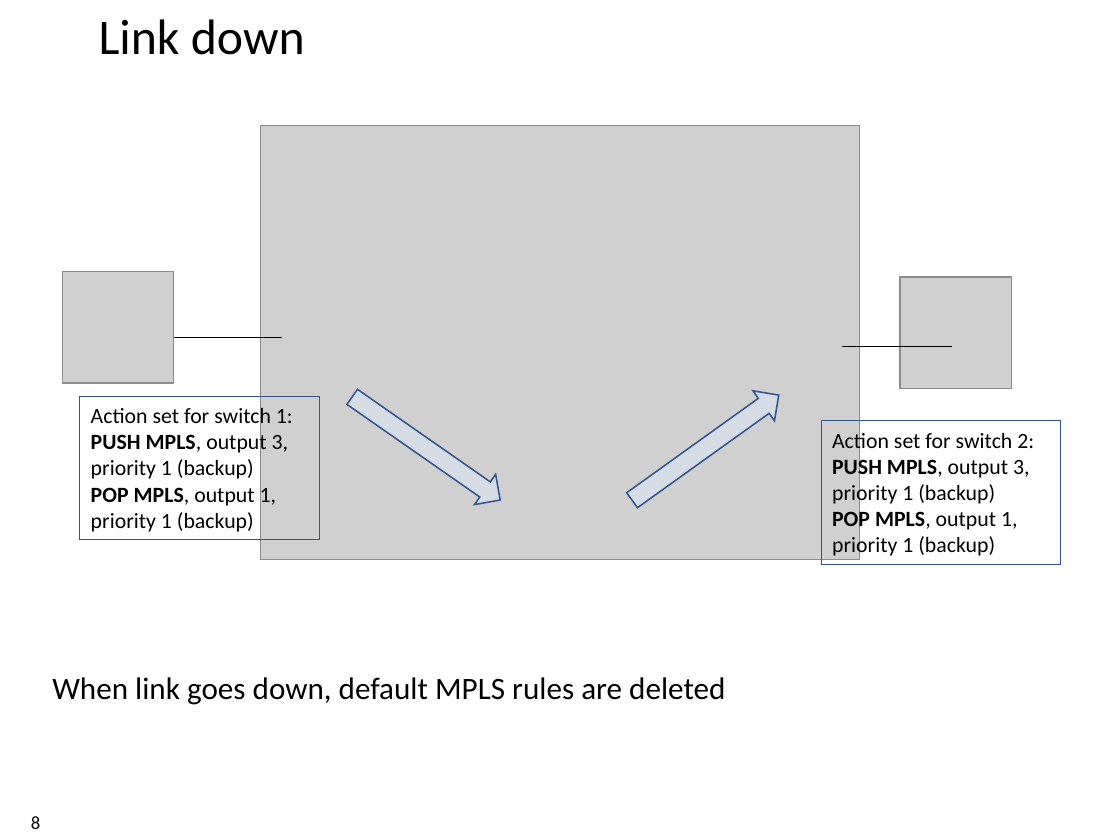
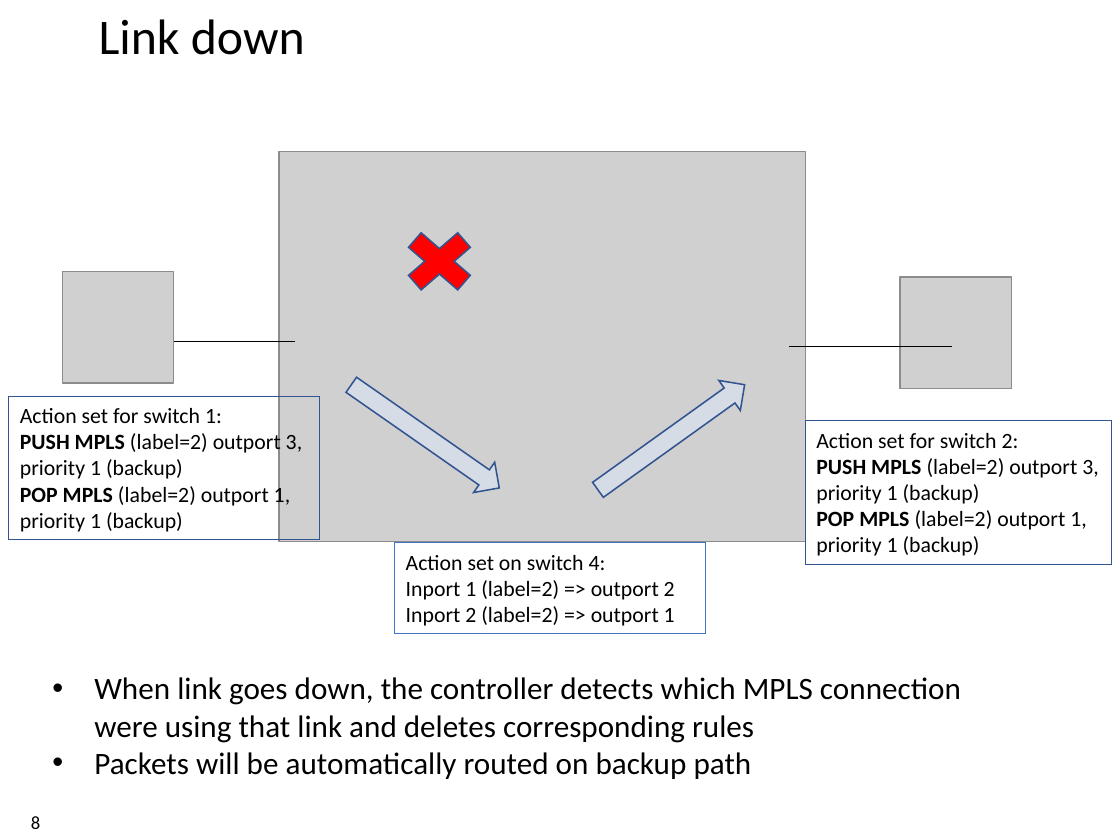
Before and after one commit to xdl907/switching-and-routing-project, a slide deck: slide 8 of template_project_exam__1_.pptx. Drawn at 1120x840 pixels with LibreOffice and Linux fonts; fonts in the diff are those of the drawing; grey boxes stand for pictures; background and template pictures are left out. Boxes give left, top, right and bottom in pixels: in the first picture for what was removed or moved away, otherwise in the second. Text is boxed around its words. In the diff, an @@ line names an element or a change of style, - is before the commit and + after.

```diff
--- a/template_project_exam__1_.pptx
+++ b/template_project_exam__1_.pptx
@@ picture: place and size @@
-picture at (260,125,859,559)
+picture at (279,151,805,542)
@@ cross added at (392,221,487,302), fill #FF0000, outline #325491 1 pt @@
@@ line moved from (118, 337) - (282, 337) to (160, 340) - (295, 340) @@
@@ line moved from (842, 346) - (952, 346) to (790, 346) - (952, 346) @@
@@ down arrow: place and size @@
-down arrow at (342,382,511,515)
+down arrow at (341,369,510,503)
@@ down arrow: place and size @@
-down arrow at (621,380,789,515)
+down arrow at (587,370,756,505)
@@ rectangle "Action set for switch 1:": place and size @@
-rectangle "Action set for switch 1:" at (80,396,319,540)
+rectangle "Action set for switch 1:" at (9,396,319,540)
@@ text in rectangle at (20,431,302,532): text changed @@
-PUSH MPLS, output 3,
-priority 1 (backup)
-POP MPLS, output 1, priority 1 (backup)
+PUSH MPLS (label=2) outport 3,
+priority 1 (backup)
+POP MPLS (label=2) outport 1, priority 1 (backup)
@@ rectangle "Action set for switch 2:": place and size @@
-rectangle "Action set for switch 2:" at (821,421,1061,564)
+rectangle "Action set for switch 2:" at (805,421,1111,564)
@@ text in rectangle at (816,458,1098,556): text changed @@
-PUSH MPLS, output 3,
-priority 1 (backup)
-POP MPLS, output 1, priority 1 (backup)
+PUSH MPLS (label=2) outport 3,
+priority 1 (backup)
+POP MPLS (label=2) outport 1, priority 1 (backup)
@@ rectangle added at (394,543,704,634), outline #4472C4 0.75 pt, 14 pt, text #000000 @@
+Action set on switch 4:
+Inport 1 (label=2) => outport 2
+Inport 2 (label=2) => outport 1
@@ text at (94,677,961,779): text changed @@
-When link goes down, default MPLS rules are deleted
+• When link goes down, the controller detects which MPLS connection were using that link and deletes corresponding rules
+• Packets will be automatically routed on backup path
```
Also in this commit, not shown: 4 other slides changed, 3 slides added, 1 slide removed.
